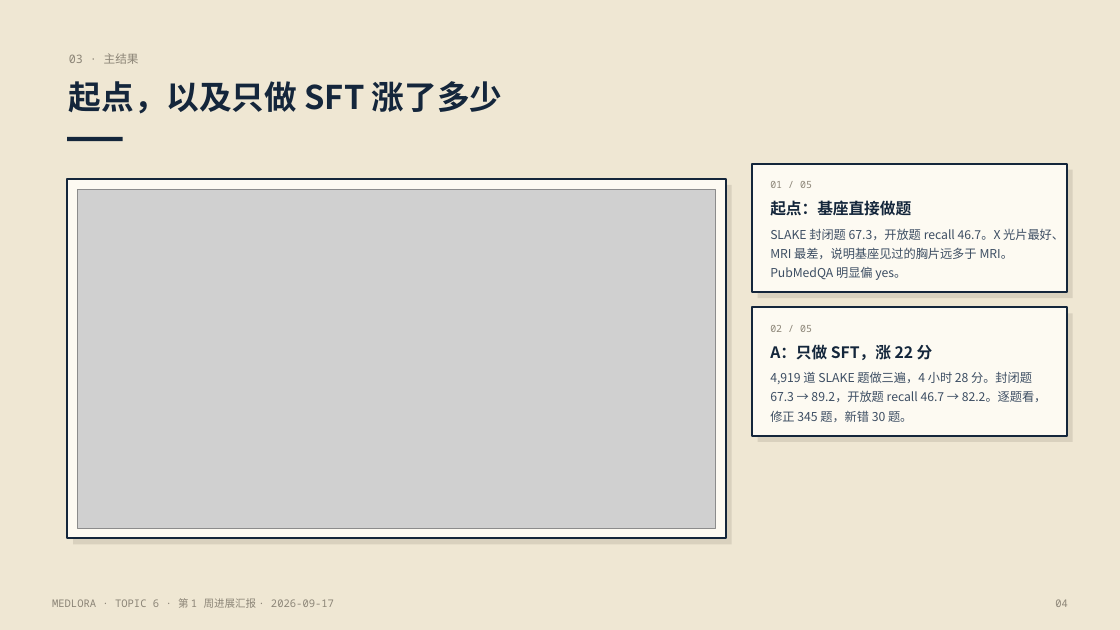
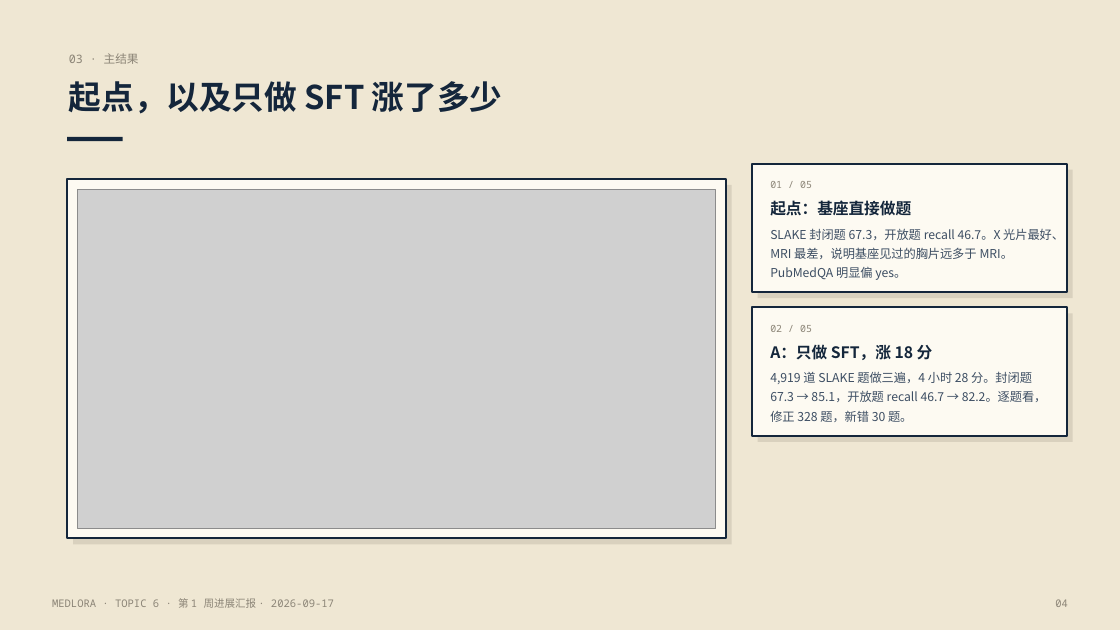
Before and after one commit to AugustLoo/MedLoRA, a slide deck: slide 4 of docs/weekly/week1/Topic6_WeeklyReport.pptx. Drawn at 1120x630 pixels with LibreOffice and Linux fonts; fonts in the diff are those of the drawing; grey boxes stand for pictures. Boxes give left, top, right and bottom in pixels: in the first picture for what was removed or moved away, otherwise in the second. Text is boxed around its words. In the diff, an @@ line names an element or a change of style, - is before the commit and + after.

Commit message:
Fix SLAKE closed-question scoring: 61 non-yes/no gold answers were free points
Closed accuracy for instruction-tuned adapters was inflated 4-5 points.
Adds medvlm.metrics.closed_score and scripts/rescore_slake.py (recomputes
from stored predictions), rescoring all results, figures, report, weekly
page, talk script and deck. Conclusions unchanged; SFT gain is +17.8.

```diff
--- a/docs/weekly/week1/Topic6_WeeklyReport.pptx
+++ b/docs/weekly/week1/Topic6_WeeklyReport.pptx
@@ text at bbox=[770, 344, 933, 360]: text changed @@
-A：只做 SFT，涨 22 分
+A：只做 SFT，涨 18 分
@@ text at bbox=[770, 371, 1047, 422]: text changed @@
-4,919 道 SLAKE 题做三遍，4 小时 28 分。封闭题 67.3 → 89.2，开放题 recall 46.7 → 82.2。逐题看，修正 345 题，新错 30 题。
+4,919 道 SLAKE 题做三遍，4 小时 28 分。封闭题 67.3 → 85.1，开放题 recall 46.7 → 82.2。逐题看，修正 328 题，新错 30 题。
```
Also in this commit, not shown: 5 other slides changed, 21 other files.
